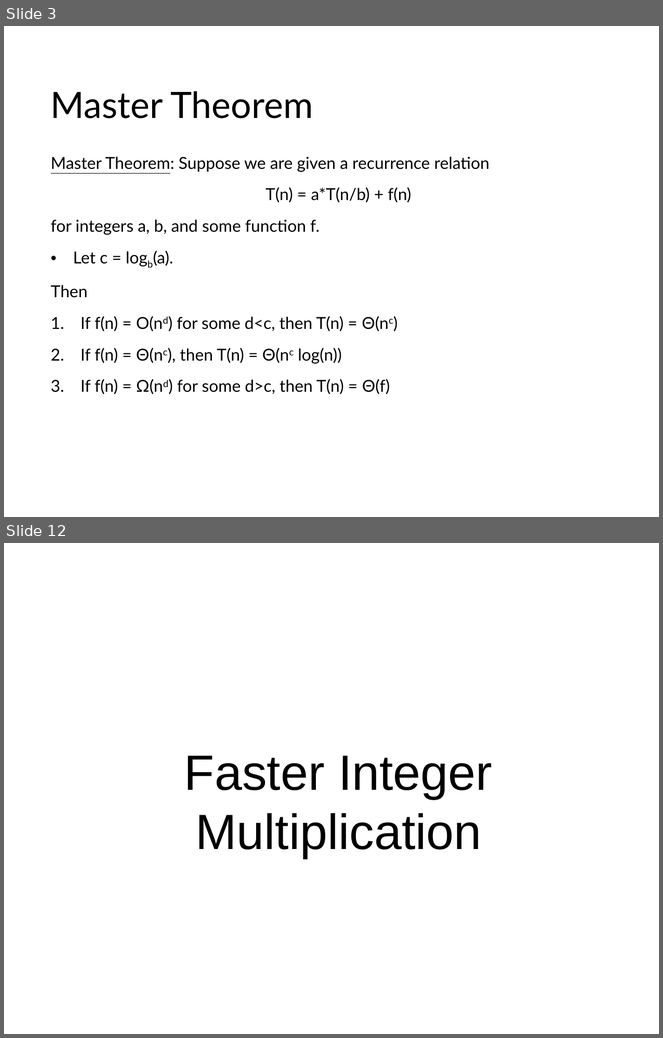
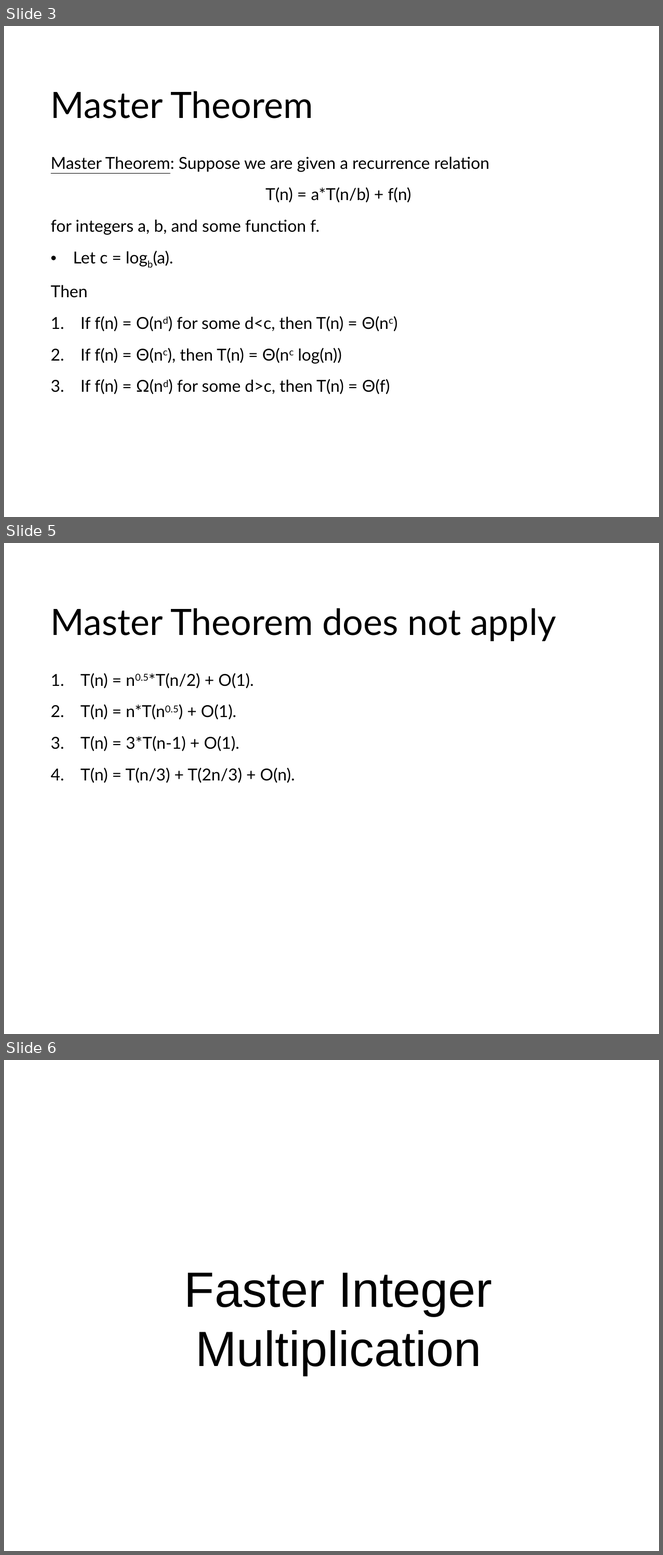
Before and after one commit to nathanesau-academic/cmpt225, a slide deck: lectures/Lecture13/CMPT225-Lecture13.pptx. Shown one above the other, each under a label of ours: slides 3 and 12 before the commit, slides 3, 5 and 6 after it; the slides between them are not shown. The pictures are 663x1038 and 663x1555 pixels, drawn with LibreOffice and Linux fonts; fonts in the diff are those of the drawing; background and template pictures are left out. Boxes give left, top, right and bottom in pixels: in the first picture for what was removed or moved away, otherwise in the second. Text is boxed around its words. In the diff, an @@ line names an element or a change of style, - is before the commit and + after.

```diff
--- a/lectures/Lecture13/CMPT225-Lecture13.pptx
+++ b/lectures/Lecture13/CMPT225-Lecture13.pptx
@@ slide 5 added at [4, 543, 659, 1034], background picture (left out) @@
@@ title added at [51, 608, 556, 641], 44 pt, text #000000 @@
+Master Theorem does not apply
@@ text added at [80, 673, 295, 783], 20 pt, text #000000 @@
+1. T(n) = n0.5*T(n/2) + O(1).
+2. T(n) = n*T(n0.5) + O(1).
+3. T(n) = 3*T(n-1) + O(1).
+4. T(n) = T(n/3) + T(2n/3) + O(n).
@@ what was slide 12 is now slide 6 @@
```
Also in this commit, not shown: 5 slides changed, 10 other files.
